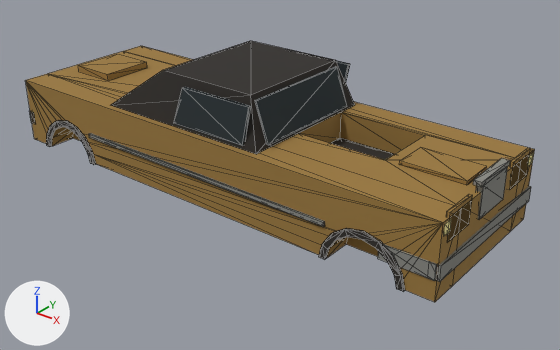
The glTF model game/public/models/base_lincoln.glb as it was, and as the next commit left it.
One viewpoint serves both versions: a camera (50 mm lens) standing at (6.53, -7.56, 4.26) and looking at (0.48, 0.01, -0.43). Arrows for +X, +Y and +Z are at lower left; the lights stay in place. The picture after the commit comes second. Mesh edges are drawn as thin lines. Vertices at exactly the same position are counted once.

The first picture shows 'base_lincoln'.
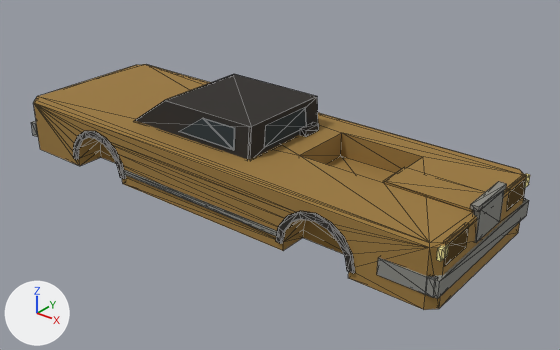
Boxes [x1, y1, x2, y2] around the edits, measured in the pictures (560 x 350 px; the box of a moved part takes in the faces that stretch with it):
'base_lincoln', reshaped
    before: [26, 41, 535, 302]
    after: [31, 64, 530, 310]
part 1 of me_skin_l, added (brown)
    after: [383, 167, 485, 212]
part 2 of me_skin_l, added
    after: [507, 174, 527, 210]
part 3 of me_skin_l, added (brown)
    after: [444, 222, 469, 266]
part 4 of me_skin_l, added
    after: [300, 122, 319, 137]
part 5 of me_skin_l, added
    after: [122, 170, 277, 236]
part 6 of me_skin_l, moved or reshaped
    before: [476, 167, 508, 219]
    after: [473, 191, 504, 243]
part 7 of me_skin_l, moved or reshaped
    before: [473, 158, 510, 187]
    after: [470, 182, 507, 212]
part 8 of me_skin_l, moved or reshaped
    before: [378, 244, 437, 281]
    after: [377, 258, 438, 297]
part 9 of me_skin_l, moved or reshaped
    before: [436, 186, 531, 282]
    after: [428, 199, 529, 298]
part 10 of me_skin_l, moved or reshaped
    before: [29, 111, 35, 124]
    after: [31, 120, 38, 137]
part 11 of me_skin_l, moved or reshaped
    before: [527, 152, 534, 167]
    after: [524, 173, 530, 188]
part 12 of me_skin_l, moved or reshaped
    before: [443, 219, 451, 236]
    after: [437, 244, 449, 261]
part 13 of me_skin_l, rebuilt
    before: [26, 46, 535, 302]
    after: [33, 64, 525, 310]
part 14 of me_skin_l, added (black)
    after: [135, 74, 318, 160]
part 15 of me_skin_l, deleted
    before: [78, 54, 531, 242]
part 16 of me_skin_l, cut back
    before: [111, 41, 355, 154]
    after: [179, 107, 307, 150]

The change, as a diff of the scene's bpy script:
```diff
--- a/game/public/models/base_lincoln.glb.py
+++ b/game/public/models/base_lincoln.glb.py
@@ me_skin_l @@
 # used by ob_base_lincoln; location = (0.0, 0.0, 0.0)
-me_skin_l.from_pydata(...)  # 376 vertices, 730 faces; spans x -3.56..3.56, y -1.21..1.21, z -0.57..1.05
+me_skin_l.from_pydata(...)  # 404 vertices, 776 faces; spans x -3.56..3.56, y -1.21..1.21, z -0.72..0.54
+# me_skin_l part 1: a new loose piece, a box spanning x 2.275..3.435, y -0.25..0.25, z 0.1..0.13, in mat_paint (brown #9c7a3e)
+# me_skin_l part 2: a new loose piece, a box spanning x 3.495..3.535, y 0.53..1.03, z -0.19..0.11, in mat_paint (brown #9c7a3e)
+# me_skin_l part 3: a new loose piece, a box spanning x 3.495..3.535, y -1.03..-0.53, z -0.19..0.11, in mat_paint (brown #9c7a3e)
+# me_skin_l part 4: a new loose piece, a box spanning x 0.6..0.7, y 0.3..0.6, z 0.1..0.2, in mat_under (black #2e2a26)
+# me_skin_l part 5: a new loose piece, a box spanning x -1.43..1.43, y -1.2..-1.17, z -0.53..-0.47, in mat_metal_light (grey #8a8a84)
+# me_skin_l part 6: the loose piece of 8 vertices spanning x 3.48..3.56, y -0.31..0.31, z 0.07..0.49 is moved by (0.0, 0.0, -0.3)
+# me_skin_l part 7: the loose piece of 8 vertices spanning x 3.46..3.56, y -0.36..0.36, z 0.49..0.55 is moved by (0.0, 0.0, -0.3)
+# me_skin_l part 8: the loose piece of 8 vertices spanning x 2.82..3.51, y -1.18..-1.12, z -0.3..-0.1 is moved by (0.0, 0.0, -0.2)
+# me_skin_l part 9: the loose piece of 8 vertices spanning x 3.42..3.56, y -1.17..1.17, z -0.3..-0.1 is moved by (0.0, 0.0, -0.2)
+# me_skin_l part 10: the loose piece of 8 vertices spanning x -3.55..-3.43, y -1.17..1.17, z -0.3..-0.1 is moved by (0.0, 0.0, -0.2)
+# me_skin_l part 11: the loose piece of 8 vertices spanning x 3.49..3.54, y 1.0..1.14, z 0.23..0.37 is moved by (0.0, 0.0, -0.3)
+# me_skin_l part 12: the loose piece of 8 vertices spanning x 3.49..3.54, y -1.14..-1.0, z 0.23..0.37 is moved by (0.0, 0.0, -0.3)
+# me_skin_l part 13: the loose piece of 208 vertices spanning x -3.54..3.54, y -1.21..1.21, z -0.57..0.4 is rebuilt with 228 vertices and now spans x -3.54..3.54, y -1.21..1.21, z -0.72..0.1
+# me_skin_l part 14: a new loose piece of 16 vertices spanning x -1.62..0.59, y -0.76..0.76, z 0.08..0.54, in mat_under (black #2e2a26)
+# me_skin_l part 15: 9 loose pieces with 72 vertices, spanning x -3.23..3.54, y -1.2..1.2, z -0.15..0.98, are deleted
+# me_skin_l part 16
+# 16 vertices are removed from x -1.69..0.98, y -1.07..1.07, z 0.4..1.05
+# 24 faces are deleted
+# 32 vertices are added at x -1.52..0.6, y -0.77..0.77, z 0.17..0.47
+# 48 new faces join them, mat_glass (dark grey #2a3438)
+# other edits to the shape of me_skin_l do not show in these pictures
 me_skin_l.materials.append(mat_paint)
```
